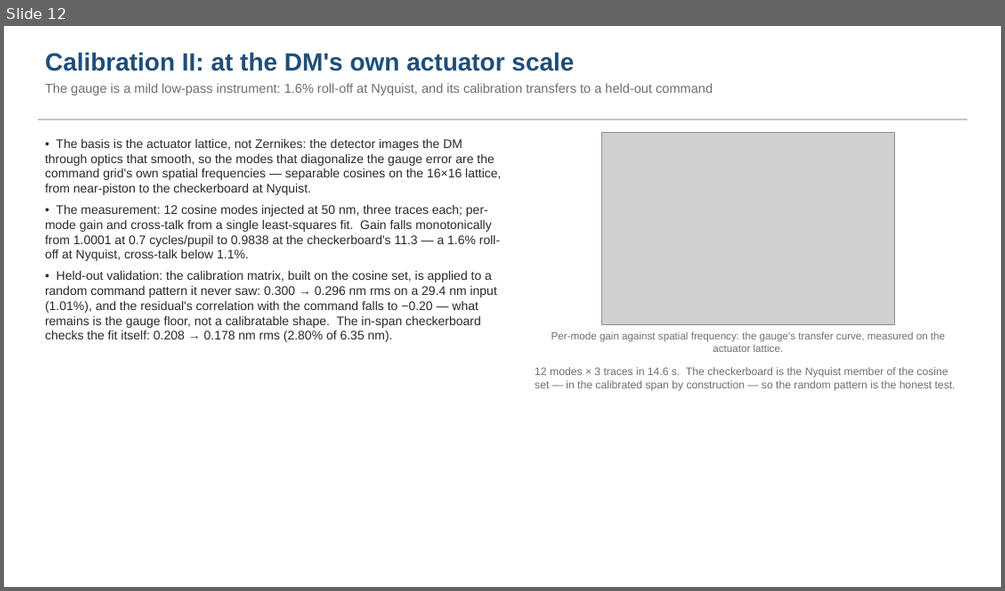
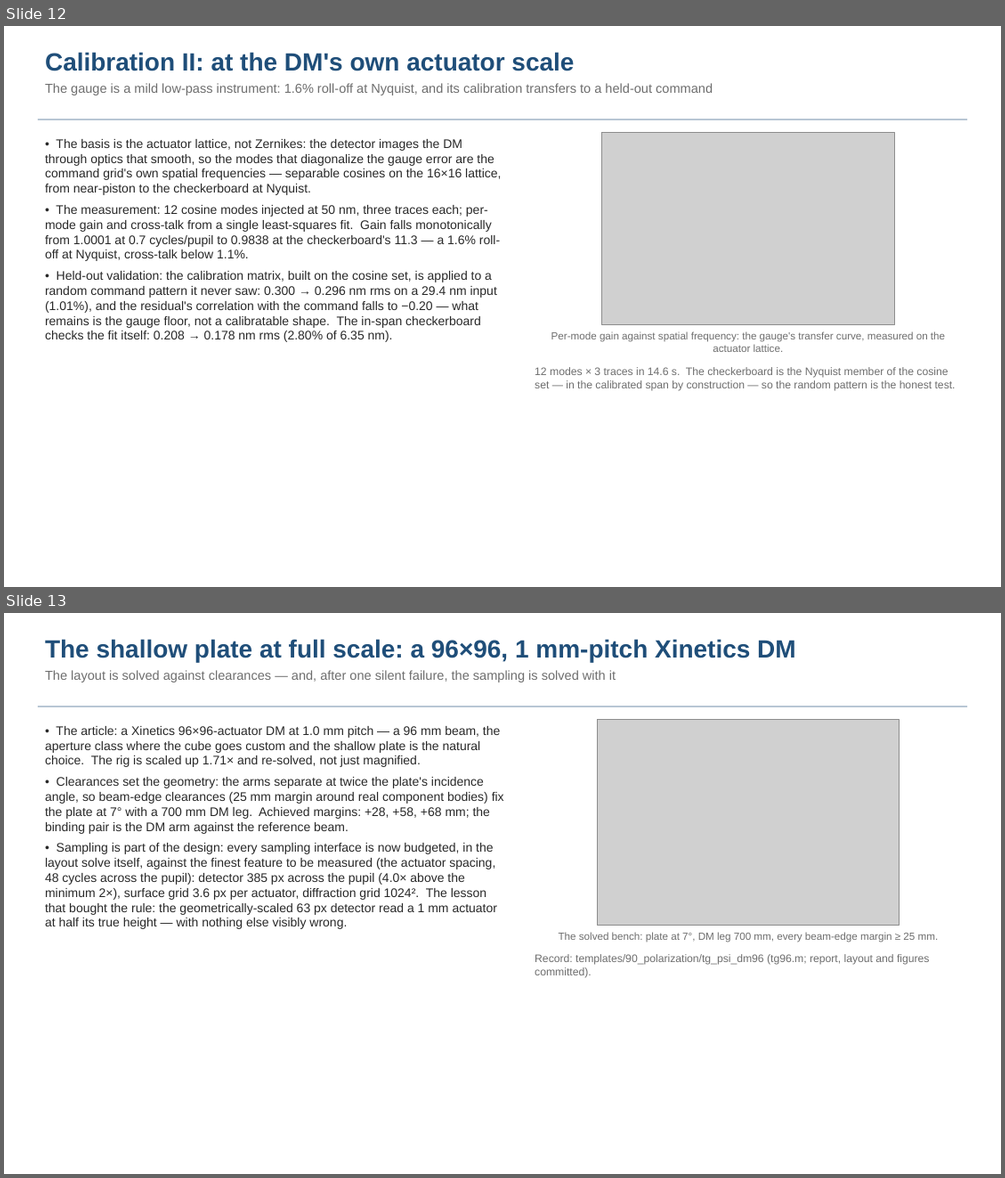
Before and after one commit to nasa-jpl/macos, a slide deck: demo_session/deck_tg_fang.pptx. Shown one above the other, each under a label of ours: slide 12 before the commit, slides 12 and 13 after it. The pictures are 1005x591 and 1005x1178 pixels, drawn with LibreOffice and Linux fonts; fonts in the diff are those of the drawing; grey boxes stand for pictures. Boxes give left, top, right and bottom in pixels: in the first picture for what was removed or moved away, otherwise in the second. Text is boxed around its words. In the diff, an @@ line names an element or a change of style, - is before the commit and + after.

```diff
--- a/demo_session/deck_tg_fang.pptx
+++ b/demo_session/deck_tg_fang.pptx
@@ slide 13 added at (4, 613, 1001, 1174), background #FFFFFF @@
@@ text added at (45, 639, 796, 682), 12.5 pt, text #6E6E6E @@
+The shallow plate at full scale: a 96×96, 1 mm-pitch Xinetics DM
+The layout is solved against clearances — and, after one silent failure, the sampling is solved with it
@@ rectangle added at (38, 706, 967, 707), fill #B8C6D4 @@
@@ picture added at (597, 719, 899, 925) @@
@@ text added at (45, 726, 504, 929), 12 pt, text #282828 @@
+• The article: a Xinetics 96×96-actuator DM at 1.0 mm pitch — a 96 mm beam, the aperture class where the cube goes custom and the shallow plate is the natural choice. The rig is scaled up 1.71× and re-solved, not just magnified.
+• Clearances set the geometry: the arms separate at twice the plate's incidence angle, so beam-edge clearances (25 mm margin around real component bodies) fix the plate at 7° with a 700 mm DM leg. Achieved margins: +28, +58, +68 mm; the binding pair is the DM arm against the reference beam.
+• Sampling is part of the design: every sampling interface is now budgeted, in the layout solve itself, against the finest feature to be measured (the actuator spacing, 48 cycles across the pupil): detector 385 px across the pupil (4.0× above the minimum 2×), surface grid 3.6 px per actuator, diffraction grid 1024². The lesson that bought the rule: the geometrically-scaled 63 px detector read a 1 mm actuator at half its true height — with nothing else visibly wrong.
@@ text added at (558, 932, 938, 942), 10 pt, text #6E6E6E @@
+The solved bench: plate at 7°, DM leg 700 mm, every beam-edge margin ≥ 25 mm.
@@ text added at (534, 954, 930, 978), 10.5 pt, text #6E6E6E @@
+Record: templates/90_polarization/tg_psi_dm96 (tg96.m; report, layout and figures committed).
```
Also in this commit, not shown: 3 slides changed, 2 other slides added, 4 other files.
